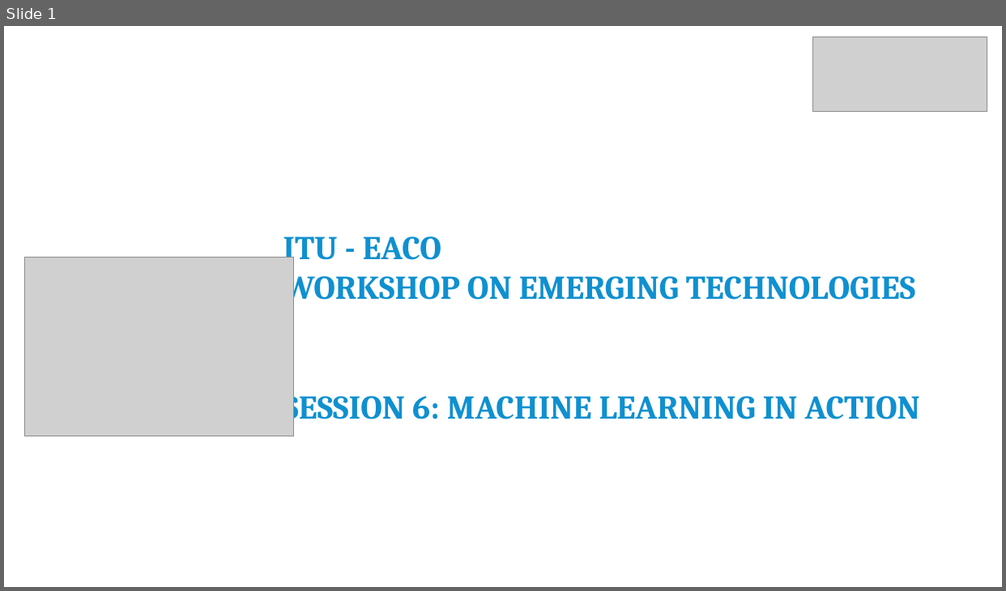
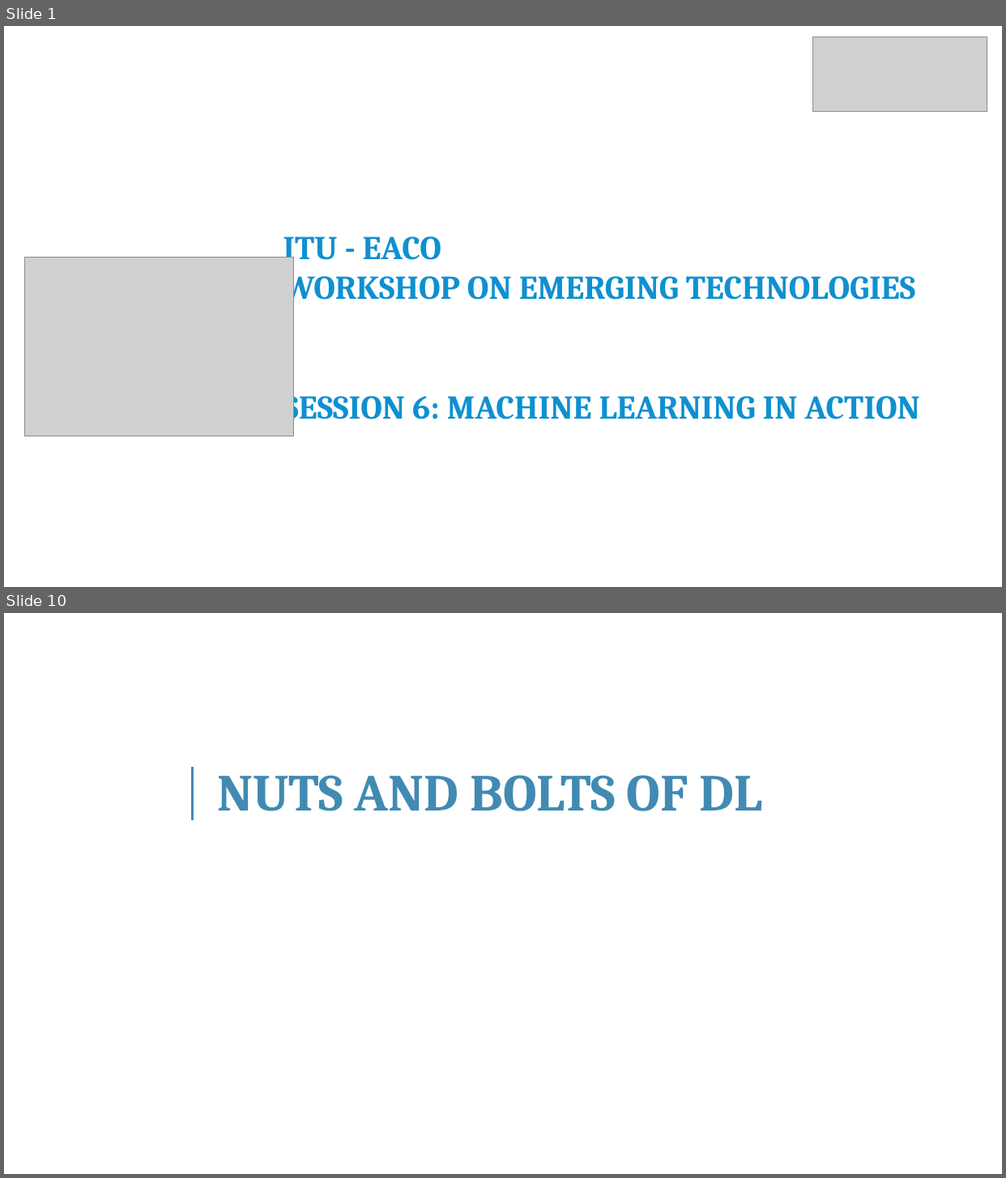
Before and after one commit to franckalbinet/itu-eaco-zanzibar-12-2018, a slide deck: presentations/session-10-machine-learning-in-action.pptx. Shown one above the other, each under a label of ours: slide 1 before the commit, slides 1 and 10 after it; the slides between them are not shown. The pictures are 1006x591 and 1006x1178 pixels, drawn with LibreOffice and Linux fonts; fonts in the diff are those of the drawing; grey boxes stand for pictures; background and template pictures are left out. Boxes give left, top, right and bottom in pixels: in the first picture for what was removed or moved away, otherwise in the second. Text is boxed around its words. In the diff, an @@ line names an element or a change of style, - is before the commit and + after.

```diff
--- a/presentations/session-10-machine-learning-in-action.pptx
+++ b/presentations/session-10-machine-learning-in-action.pptx
@@ slide 10 added at <box>4,613,1002,1174</box>, background #FFFFFF @@
@@ line added from (193, 767) to (193, 820), #418AB3 3 pt @@
@@ text added at <box>217,775,762,811</box>, 50 pt, text #418AB3, bold @@
+NUTS AND BOLTS OF DL
```
Also in this commit, not shown: 1 slide changed, 7 other slides added, 1 slide removed.
